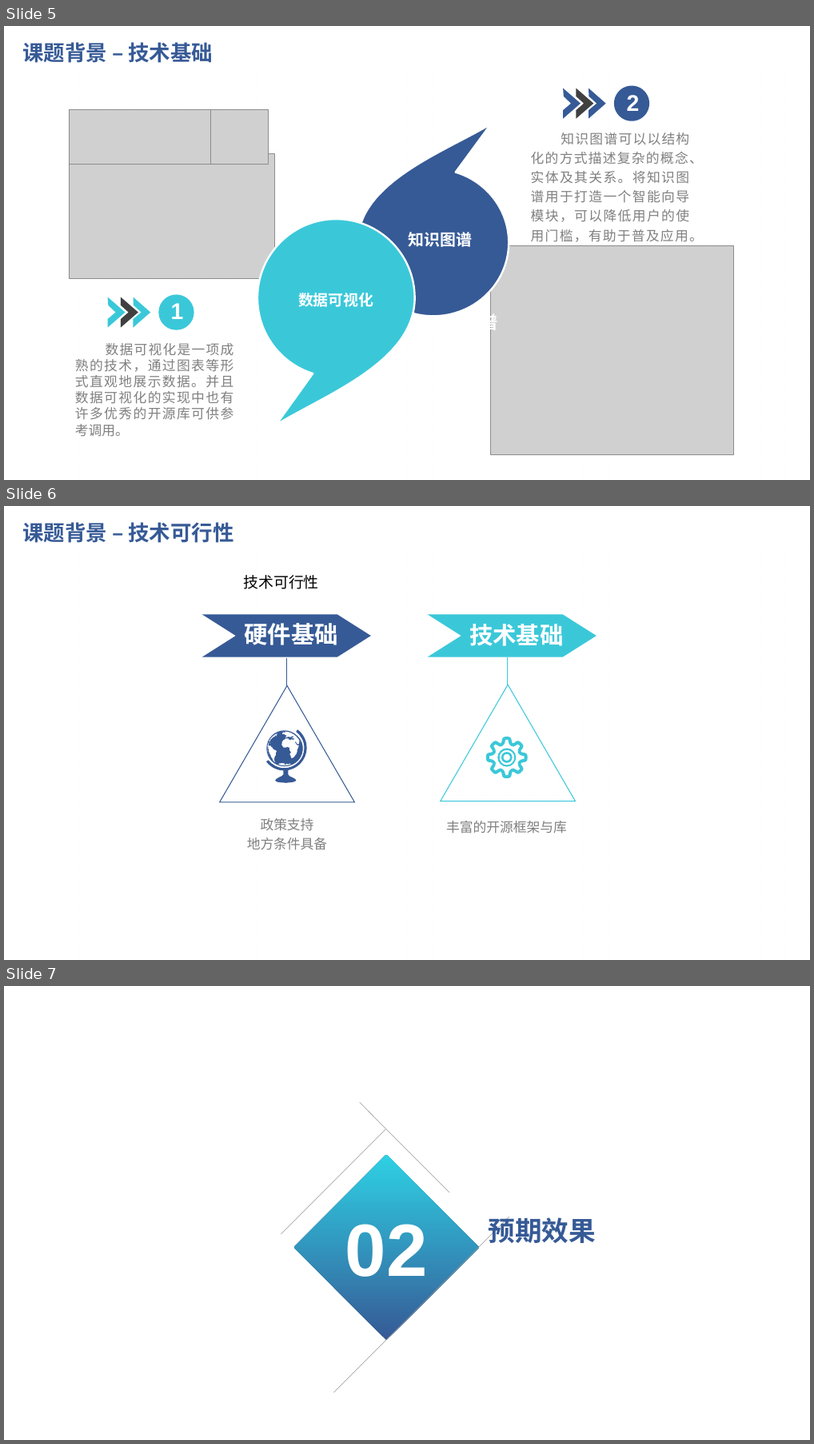
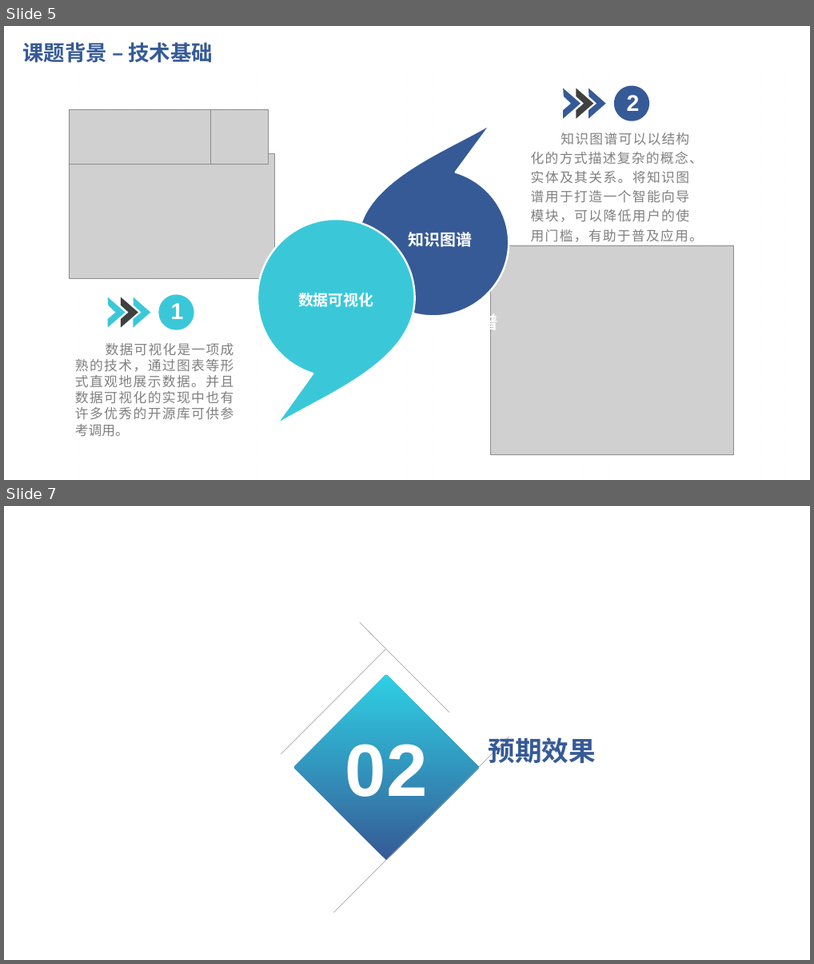
Before and after one commit to Illzen/Regindusty, a slide deck: 开题报告.pptx. Shown one above the other, each under a label of ours: slides 5, 6 and 7 before the commit, slides 5 and 7 after it; the slides between them are not shown. The pictures are 814x1444 and 814x964 pixels, drawn with LibreOffice and Linux fonts; fonts in the diff are those of the drawing; grey boxes stand for pictures; background and template pictures are left out. Boxes give left, top, right and bottom in pixels: in the first picture for what was removed or moved away, otherwise in the second. Text is boxed around its words. In the diff, an @@ line names an element or a change of style, - is before the commit and + after.

```diff
--- a/开题报告.pptx
+++ b/开题报告.pptx
@@ slide 6 removed at (x1=4, y1=506, x2=810, y2=960), background picture (left out); not listed: 1 template element that a slide beside it also shows @@
@@ text removed at (x1=22, y1=522, x2=107, y2=543) @@
-标题
@@ title removed at (x1=22, y1=522, x2=234, y2=543) @@
-课题背景 – 技术可行性
@@ text removed at (x1=243, y1=575, x2=318, y2=589) @@
-技术可行性
@@ freeform shape removed at (x1=202, y1=614, x2=371, y2=657) @@
@@ text removed at (x1=244, y1=623, x2=338, y2=645) @@
-硬件基础
@@ freeform shape removed at (x1=427, y1=614, x2=597, y2=657) @@
@@ text removed at (x1=470, y1=624, x2=563, y2=646) @@
-技术基础
@@ line removed from (287, 658) to (287, 685) @@
@@ triangle removed at (x1=220, y1=686, x2=355, y2=802) @@
@@ group removed at (x1=266, y1=729, x2=307, y2=783): 5 freeform shapes @@
@@ group removed at (x1=441, y1=657, x2=576, y2=800): 3 freeform shapes, 1 triangle, 1 line @@
@@ text removed at (x1=247, y1=818, x2=327, y2=850) @@
-政策支持
-地方条件具备
@@ text removed at (x1=446, y1=820, x2=567, y2=833) @@
-丰富的开源框架与库
```
Also in this commit, not shown: 6 slides changed, 2 slides added, 18 other files.
